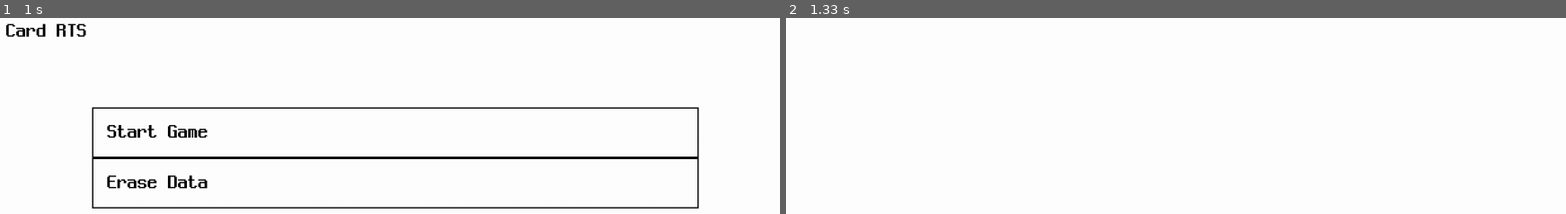
Above: before the commit, frames 1-2 (left to right).
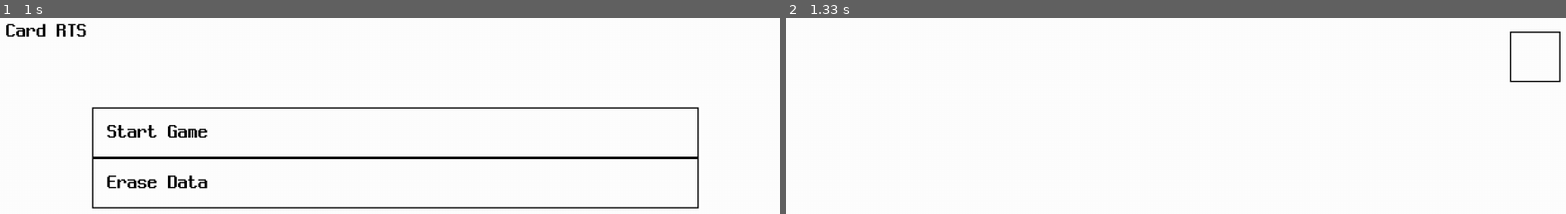
Above: after the commit, the same moments.

Repository: pupungeggang4/Python-Playground
Game: pygame game, started from CardRTS/Game/main.py
Same seed, same stepped clock (60 frames per second), same inputs: the game is played once before the commit and once after it.
Inputs (mouse positions are in pixels of both pictures, inside the frame that each line leads up to):
- Up to frame 1 (1 s): tap Enter at 0.33 s; press the mouse at (397, 131) at 0.7 s; move the mouse to (outside the picture) at 0.8 s; release the mouse at (outside the picture) at 0.93 s
- Up to frame 2 (1.33 s): press the mouse at (1183, 131) at 1.03 s; move the mouse to (1121, 143) at 1.13 s; release the mouse at (1066, 155) at 1.27 s

Frame 1 is identical in both runs. In frame 2, 0.3% of the frame differs, in the area x 92-100%, y 6-34%.

Commit message:
Card RTS

Diff:
--- a/CardRTS/Game/const.py
+++ b/CardRTS/Game/const.py
@@ -0,0 +1,3 @@
+empty_save = {
+
+}
--- a/CardRTS/Game/main.py
+++ b/CardRTS/Game/main.py
@@ -40,14 +40,35 @@
             if var.scene == 'title':
                 scenetitle.mouse_up(pos, button)
 
-            if var.scene == 'level_select':
+            elif var.scene == 'level_select':
                 scenelevelselect.mouse_up(pos, button)
 
-            if var.scene == 'battle':
+            elif var.scene == 'battle':
                 scenebattle.mouse_up(pos, button)
 
         if event.type == pygame.KEYDOWN:
-            pass
+            key = event.key
+
+            if var.scene == 'title':
+                scenetitle.key_down(key)
+
+            elif var.scene == 'level_select':
+                scenelevelselect.key_down(key)
+
+            elif var.scene == 'battle':
+                scenebattle.key_down(key)
+
+        if event.type == pygame.KEYUP:
+            key = event.key
+
+            if var.scene == 'title':
+                scenetitle.key_up(key)
+
+            elif var.scene == 'level_select':
+                scenelevelselect.key_up(key)
+
+            elif var.scene == 'battle':
+                scenebattle.key_up(key)
 
 def handle_scene():
     if var.scene == 'title':
--- a/CardRTS/Game/physics.py
+++ b/CardRTS/Game/physics.py
@@ -2,3 +2,6 @@
 
 def point_inside_rect_ui(point, rect):
     return point.x > rect[0] and point.x < rect[0] + rect[2] and point.y > rect[1] and point.y < rect[1] + rect[3]
+
+def point_inside_rect(point, rect):
+    return point.x > rect.position.x - rect.size.x / 2 and point.x > rect.position.x + rect.size.x / 2 and point.y > rect.position.y - rect.size.y / 2 and point.y > rect.position.y + rect.size.y / 2
--- a/CardRTS/Game/scenebattle.py
+++ b/CardRTS/Game/scenebattle.py
@@ -0,0 +1,28 @@
+import pygame
+
+from render import *
+from primitive import *
+from ui import UI
+
+import physics
+
+import res
+import var
+import const
+
+def loop():
+    display()
+
+def display():
+    var.screen.fill(res.COLOR_WHITE)
+    draw_rect(res.COLOR_BLACK, UI.Level_Select.button_back, 2)
+    pygame.display.flip()
+
+def key_down(key):
+    pass
+
+def key_up(key):
+    pass
+
+def mouse_up(pos, button):
+    pass
--- a/CardRTS/Game/scenelevelselect.py
+++ b/CardRTS/Game/scenelevelselect.py
@@ -15,7 +15,14 @@
 
 def display():
     var.screen.fill(res.COLOR_WHITE)
+    draw_rect(res.COLOR_BLACK, UI.Level_Select.button_back, 2)
     pygame.display.flip()
+
+def key_down(key):
+    pass
+
+def key_up(key):
+    pass
 
 def mouse_up(pos, button):
     pass
--- a/CardRTS/Game/scenetitle.py
+++ b/CardRTS/Game/scenetitle.py
@@ -22,6 +22,12 @@
     var.screen.blit(res.font_neodgm_32.render('Erase Data', False, res.COLOR_BLACK), UI.Title.text_erase)
     pygame.display.flip()
 
+def key_down(key):
+    pass
+
+def key_up(key):
+    pass
+
 def mouse_up(pos, button):
     if button == 1:
         if physics.point_inside_rect_ui(pos, UI.Title.button_start):
--- a/CardRTS/Game/ui.py
+++ b/CardRTS/Game/ui.py
@@ -5,3 +5,17 @@
         button_start = [160, 160, 960, 80]
         text_erase = [184, 264]
         button_erase = [160, 240, 960, 80]
+
+    class Level_Select():
+        button_back = [1160, 40, 80, 80]
+
+    class Battle():
+        button_menu = [1160, 40, 80, 80]
+
+    class Menu():
+        rect = [320, 280, 640, 240]
+        text_paused = [364, 304]
+        button_resume = [320, 360, 960, 80]
+        text_resume = [364, 384]
+        button_exit = [320, 440, 960, 80]
+        text_exit = [364, 464]
